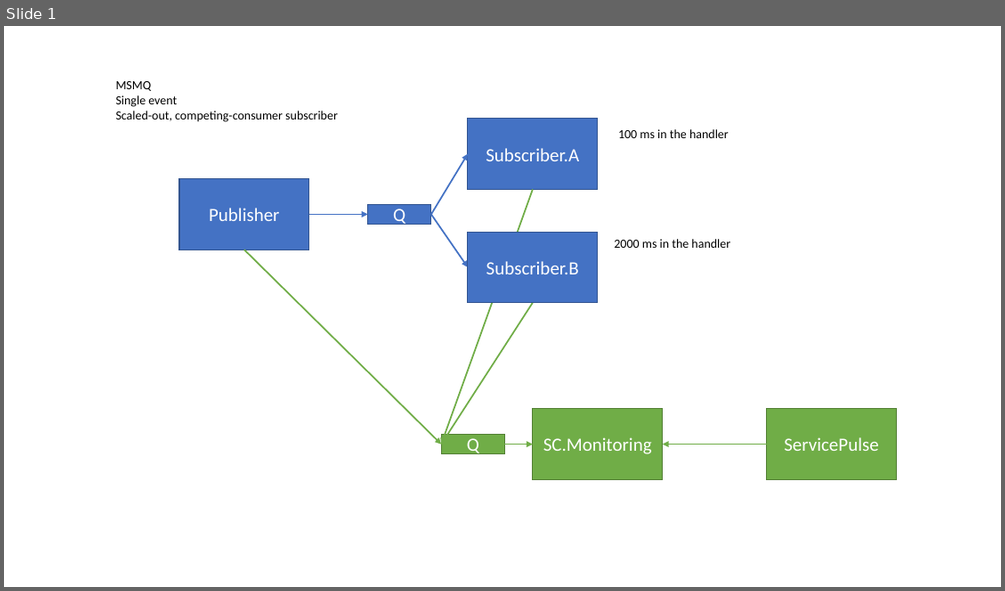
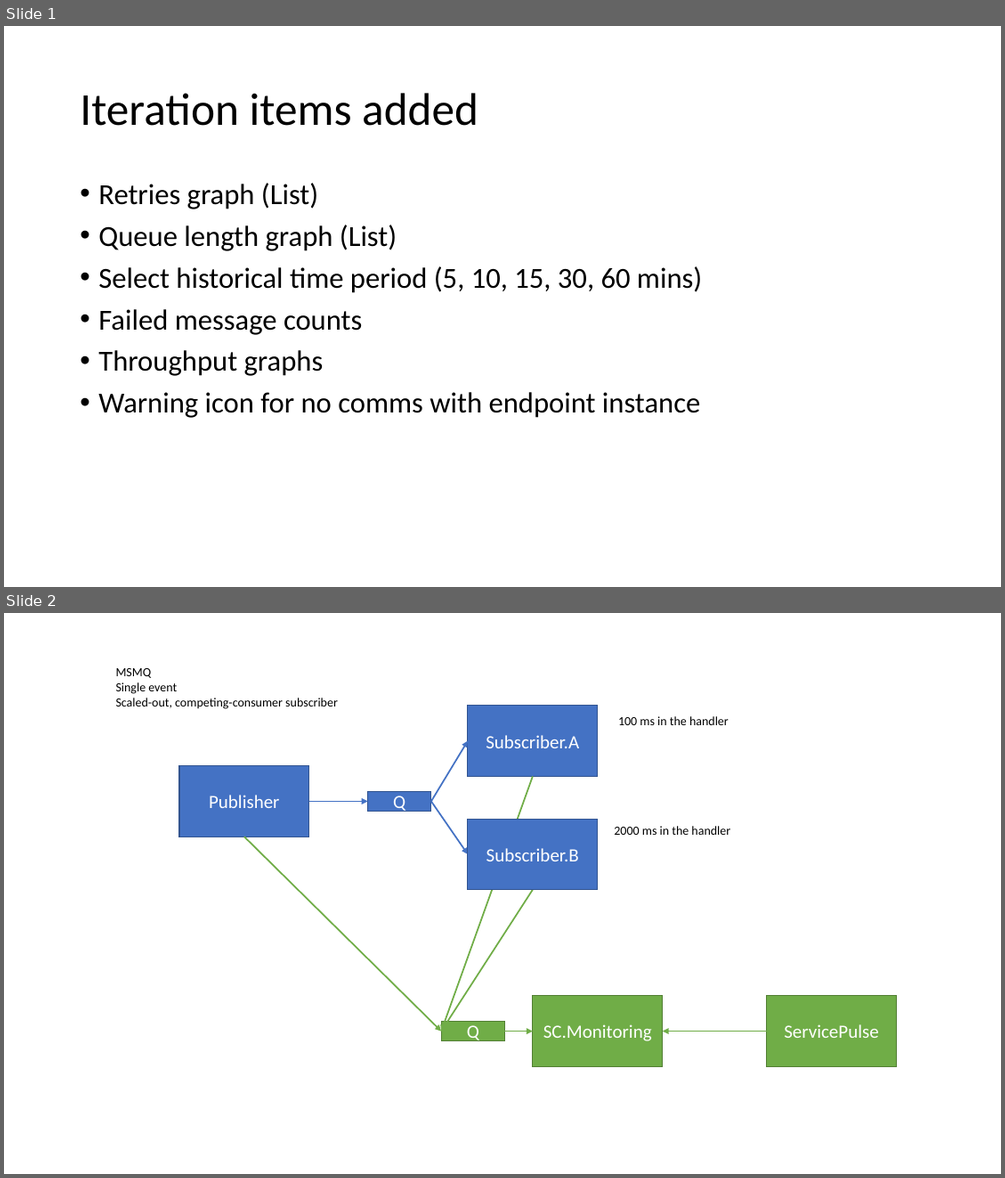
Before and after one commit to tmasternak/ServiceControl.Monitoring.Demo, a slide deck: demo-interation1.pptx. Shown one above the other, each under a label of ours: slide 1 before the commit, slides 1 and 2 after it. The pictures are 1005x591 and 1005x1178 pixels, drawn with LibreOffice and Linux fonts; fonts in the diff are those of the drawing. Boxes give left, top, right and bottom in pixels: in the first picture for what was removed or moved away, otherwise in the second. Text is boxed around its words. In the diff, an @@ line names an element or a change of style, - is before the commit and + after.

```diff
--- a/demo-interation1.pptx
+++ b/demo-interation1.pptx
@@ slide 1 added at (4,26,1001,587), background #FFFFFF @@
@@ title added at (80,93,478,126), 44 pt, text #000000 @@
+Iteration items added
@@ text added at (98,183,702,418), 28 pt, text #000000 @@
+• Retries graph (List)
+• Queue length graph (List)
+• Select historical time period (5, 10, 15, 30, 60 mins)
+• Failed message counts
+• Throughput graphs
+• Warning icon for no comms with endpoint instance
@@ what was slide 1 is now slide 2 @@
```
Also in this commit, not shown: 1 other slide added, 23 other files.
